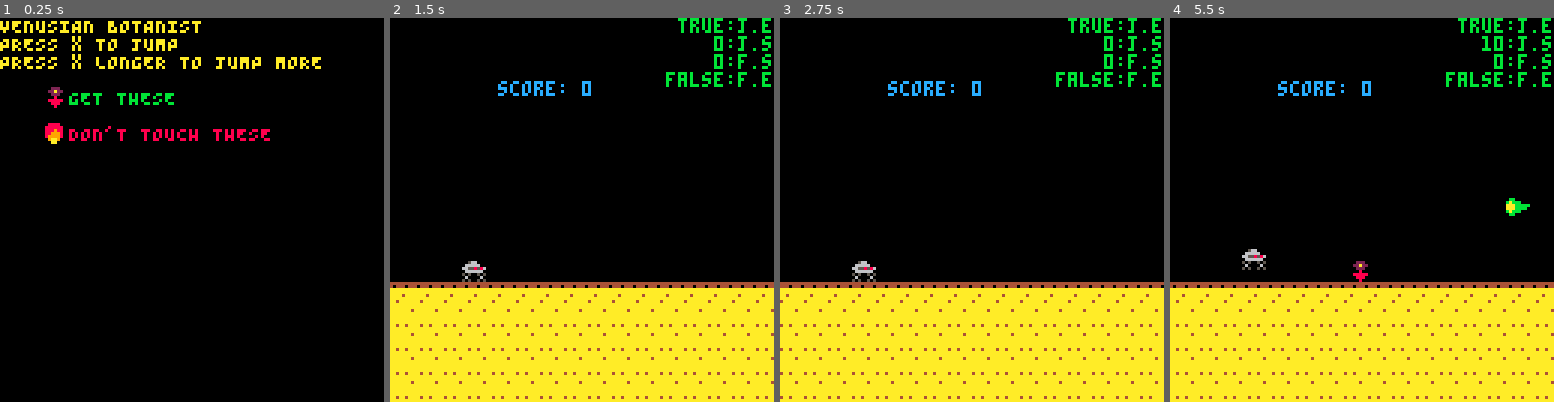
Above: before the commit, frames 1-4 (left to right).
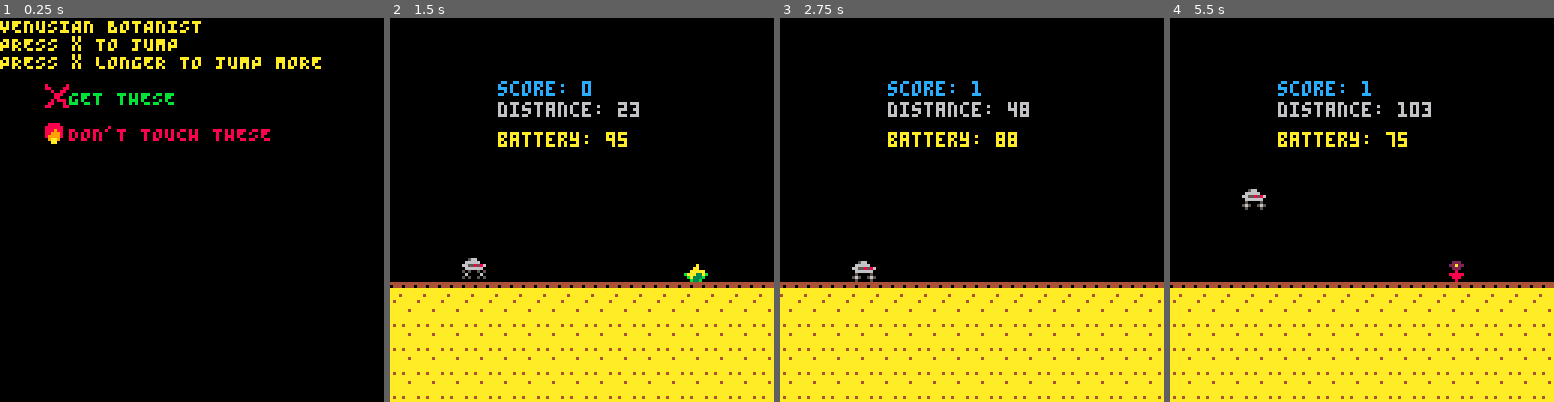
Above: after the commit, the same moments.

Repository: kitasuna/pico8-runner
Game: PICO-8 cartridge scroll.p8
The game is run twice, just before and just after one commit, with the same random seed, the same clock (stepped at 60 frames per second) and the same inputs.
Inputs:
- Up to frame 1 (0.25 s): no input
- Up to frame 2 (1.5 s): tap X (X key) at 0.33, 1.07 s; tap O (Z key) at 0.7 s
- Up to frame 3 (2.75 s): hold Right 1.6-2.1 s; tap O (Z key) at 1.7, 2.1, 2.5 s; tap X (X key) at 1.85 s; hold Up 2.15-2.42 s; hold Right from 2.47 s (still down)
- Up to frame 4 (5.5 s): tap O (Z key) every 0.4 s from 2.9 to 5.3 s; tap X (X key) at 2.97, 4.08, 5.2 s; release Right at 3.03 s; hold Left 3.08-3.58 s; hold Down 3.63-3.97 s; hold Right 4.02-4.68 s; hold Up 4.73-5.03 s; hold Left from 5.08 s (still down)

The runs differ from the first frame. In frame 1, 0.2% of the frame differs, in the area x 11-18%, y 17-24%; in frame 2, 5.9%; in frame 3, 5.6%; in frame 4, 6.4%, in the area x 0-100%, y 0-100%.

Commit message:
Refactor world generation

Diff:
--- a/helper.lua
+++ b/helper.lua
@@ -5,6 +5,15 @@
     count += 1
   end
   return count
+end
+
+function val_in_seq(seq, val, buffer)
+  for s in all(seq) do
+    if val >= (s - buffer) and val <= (s + buffer) then
+      return true
+    end
+  end
+  return false
 end
 
 function drop_all_sprites(ss)
--- a/init.lua
+++ b/init.lua
@@ -8,8 +8,17 @@
 
   init_player()
 
+  world = build_world()
+
+  for lvl in all(world) do
+    for f in all(lvl) do
+      printh("flower at: "..f)
+    end
+  end
+
   gs.lock_input = 0
-  gs.distance = { meters = 0, kilometers = 0 }
+  gs.distance = 0
+  gs.half_distance = 0
   gs.entities = drop_all_sprites(game_state.entities)
   scrn.drw = drw_game
   scrn.upd = upd_game
@@ -20,10 +29,11 @@
 function next_level(gs)
   gs.current_level = gs.levels[gs.current_level_idx]
 
-  player = reset_player(player)
+  init_player()
 
   gs.lock_input = 0
-  gs.distance = { meters = 0, kilometers = 0 }
+  gs.distance = 0
+  gs.half_distance = 0
   gs.entities = drop_all_sprites(game_state.entities)
   scrn.drw = drw_game
   scrn.upd = upd_game
--- a/menus.lua
+++ b/menus.lua
@@ -14,8 +14,8 @@
   local lvl_len = len(game_state.levels)
   if(game_state.lock_input == 0) then
     if(btnp(BTN_A) or btnp(BTN_B)) then return init_game(game_state) end
-    if(btnp(BTN_D) and (gs.current_level_idx > 1)) then game_state.current_level_idx -= 1 end
-    if(btnp(BTN_U) and (gs.current_level_idx < lvl_len)) then game_state.current_level_idx += 1 end
+    if(btnp(BTN_D) and (game_state.current_level_idx > 1)) then game_state.current_level_idx -= 1 end
+    if(btnp(BTN_U) and (game_state.current_level_idx < lvl_len)) then game_state.current_level_idx += 1 end
   end
   if(game_state.lock_input > 0) then
     game_state.lock_input -= 1
--- a/player.lua
+++ b/player.lua
@@ -32,9 +32,9 @@
   fkey = BTN_A,
   state = 0,
   f = function (plr)
-    local G = 0.4
-    local addlG = 1
-    local v0 = -4.2
+    local G = 0.8
+    local addlG = 0.3
+    local v0 = -3.8
 
     if(jump.state == 1) then
       add(st_game, { type = 'PLAYER_VEL_Y', payload = v0})
@@ -47,10 +47,10 @@
       add(st_game, { type = 'PLAYER_VEL_Y', payload = 0 })
       jump.state += 1
     else
-      if(plr.vel_y >= 1.0) then
-        addlG = 2.8
+      if(plr.vel_y >= 2.5) then
+        addlG = 0.4
       elseif(btn(BTN_A) == false) then -- TODO: Can ref fkey above?
-        addlG = 2.8
+        addlG = 0.4
       end
 
       add(st_game, { type = 'PLAYER_VEL_Y', payload = plr.vel_y + (G * addlG) })
@@ -86,6 +86,9 @@
     if(v.type == 'PLAYER_POS_Y') then
       player.y = v.payload
     end
+    if(v.type == 'PLAYER_BATTERY_DOWN') then
+      player.battery -= v.payload
+    end
     if(v.type == 'PLAYER_COLLISION') then
       if(v.payload.sprite.type == 'flower') then
         player.score += 1
@@ -96,31 +99,15 @@
 
 
 function init_player()
-  player = {
-    frame = 0,
-    x = 24,
-    y = GROUND_Y,
-    vel_x = 0,
-    vel_y = 0,
-    w = 8,
-    h = 6,
-    score = 0,
-    alive = true,
-    base_sprite = 5,
-  }
-
-  return player
+    player.frame = 0
+    player.half_frame = 0
+    player.x = 24
+    player.y = GROUND_Y
+    player.battery = 100
+    player.vel_x = 0
+    player.vel_y = 0
+    player.w = 8
+    player.h = 6
+    player.score = 0
+    player.base_sprite = 5
 end
-
-
-
-function reset_player(player)
-  player.frame = 0
-  player.x = 24
-  player.y = GROUND_Y
-  player.vel_x = 0
-  player.vel_y = 0
-  player.score = 0
-
-  return player
- end
--- a/scroll.p8
+++ b/scroll.p8
@@ -1,22 +1,24 @@
 pico-8 cartridge // http://www.pico-8.com
-version 18
+version 29
 __lua__
 -- venusian botanist
 map_x = 0
 diff = {0, 0}
 GROUND_Y = 80 -- switch to this eventually
 scroll_speed = 1
-speed_mult = 2
+speed_mult = 1
 
 player = {}
 
 -- Event stream
 st_game = {}
+
+-- ... world
+world = {}
 
 #include const.lua
 #include player.lua
 #include state.lua
-
 scrn = {}
 
 _debug = true
@@ -25,12 +27,51 @@
 #include init.lua
 #include menus.lua
 
-function _update()
+function _update60()
   scrn.upd()
 end
 
 function _draw()
   scrn.drw()
+end
+
+flower_points = 3
+-- points needed to get a battery upgrade
+points_needed = { (flower_points * 5), (flower_points * 10) }
+-- we can generate this later when we get things sorted
+total_score = flower_points * 15
+-- how far we want the player to be able to travel
+distances = { 400 , 600 }
+-- distance[i] / 4
+battery_levels = { 100, 150 }
+
+function build_world()
+  local levels = {}
+  local current_max_distance = 0
+
+  for i=1,#points_needed do
+    -- subtract 16 here to account for stuff that gets generated towards the end of the level
+    add(levels, build_day(points_needed[i], (distances[i] - 42), current_max_distance, 0))
+    current_max_distance += distances[i]
+  end
+  return levels
+end
+
+function build_day(how_many_points, maximum_distance, offset, buffer)
+  local flowers = {}
+  local points_so_far = 0
+
+  while points_so_far <= how_many_points do
+     -- randomly pick an x position
+     local my_x = flr(rnd(maximum_distance + buffer - offset)) + offset
+     -- check to make sure it's not already in the sequence
+     if (val_in_seq(flowers, my_x, 4) == false) then
+       points_so_far += flower_points
+       add(flowers, my_x)
+     end
+  end
+
+  return flowers
 end
 
 function debugger_does_things()
@@ -62,10 +103,11 @@
       game_state.current_level = game_state.levels[v.payload]
 
       -- TODO maybe do this with an event...
-      player = reset_player(player)
+      init_player()
 
       game_state.lock_input = 0
-      game_state.distance = { meters = 0, kilometers = 0 }
+      game_state.distance = 0
+      game_state.half_distance = 0
       game_state.entities = drop_all_sprites(game_state.entities)
       scrn.drw = drw_game
       scrn.upd = upd_game
@@ -93,9 +135,7 @@
       local nxt = flr(rnd(gen.cooldown_max - gen.cooldown_min))
 
       -- Max width of fires (consecutive sprites, in this case)
-      local f0 = gs.distance.kilometers > 1 and 1 or 0
-      local f1 = gs.distance.kilometers > 3 and 1 or 0
-      local max_width = 1 + f0 + f1
+      local max_width = 1
 
       -- If this generator stacks
       -- _and_
@@ -113,7 +153,7 @@
 
   -- Adjusts cooldown boundaries based on level distance
   if(gen.cooldown_max > gen.cooldown_min) then
-    gen.cooldown_max = gen.cooldown_max - (gs.distance.kilometers / 10)
+    gen.cooldown_max = gen.cooldown_max - (gs.distance / 10)
     if(gen.cooldown_max < gen.cooldown_min) then
       gen.cooldown_max = gen.cooldown_min
     end
@@ -121,16 +161,6 @@
 
   return
 end
-
-function calc_distance(mkm, thresh)
-  mkm.meters += 1
-  if(mkm.meters > thresh) then
-    mkm.kilometers += 1
-    mkm.meters = 0
-  end
-  return mkm
-end
-
 
 function upd_game()
   -- Scroll map
@@ -140,7 +170,15 @@
   end
 
   -- Increment distance traveled
-  game_state.distance = calc_distance(game_state.distance, game_state.dist_thresh)
+  game_state.half_distance += 1
+  if(game_state.half_distance >= 3) then
+    game_state.distance += 1
+    game_state.half_distance = 0
+
+    if(game_state.distance % 4 == 0) then
+      add(st_game, { type = 'PLAYER_BATTERY_DOWN', payload = 1})
+    end
+  end
 
   -- Update sprite pos
   foreach(game_state.entities, shift_sprite)
@@ -154,10 +192,17 @@
   -- Update global cooldown (spaces out sprites)
   if(game_state.global_cooldown > 0) then game_state.global_cooldown -=1 end
 
+  -- check current level to see if we need to fire a flower off
+  for f in all(world[game_state.current_level_idx]) do
+    if game_state.distance == f and game_state.half_distance == 0 then
+      printh("flower in main game loop at: "..f)
+      fl_gen.emit(game_state.entities)
+    end
+  end
   -- Update the generators
-  gen_update(fl_gen, game_state)
-  gen_update(fire_gen, game_state)
-  gen_update(comet_gen, game_state)
+  -- gen_update(fl_gen, game_state)
+  -- gen_update(fire_gen, game_state)
+  -- gen_update(comet_gen, game_state)
 
   local abil
   if(btnp(BTN_A) and abilities.jump.enabled == true) then
@@ -172,7 +217,7 @@
   end
 
   -- update player animation
-  if(game_state.distance.meters % 3 == 0) then
+  if(game_state.distance % 3 == 0) then
     if(player.frame == 0) then
       player.frame = 1
     else
@@ -180,18 +225,11 @@
     end
   end
 
-  -- TODO: Add event here
-  if(player.score >= game_state.current_level.goal) then
+  if(player.battery <= 0) then
     add(st_game, {type = 'LEVEL_CLEAR', payload = game_state.current_level})
   end
 
-
-  if(player.alive != true) then
-    add(st_game, {type = 'DEATH', payload = {}})
-  end
-
-
-
+  -- Process events
   god_does_things()
   abilities_do_things()
   for k, v in pairs(abilities) do
@@ -225,40 +263,12 @@
   map(0,0,map_x,0,16,16)
   map(0,0,map_x+128,0,16,16)
 
+  print("score: "..player.score, 36, 21, CLR_BLU)
+  print("distance: "..game_state.distance, 36, 28, CLR_GRY)
+  print("battery: "..player.battery, 36, 38, CLR_YLW)
+
   if(_debug) then
-    -- printh("debug mode")
-
-    -- Sprite /generator data
-    -- print("flcool: "..fl_gen.cooldown, 44, 0, 11)
-    -- print("flcmax: "..fl_gen.cooldown_max, 44, 6, 11)
-
-    -- Player stats
-    -- print("ab: ", 88, 6, 12)
-    -- print("alive: "..tostr(player.alive), 44, 18, 11)
-    -- print("p.vy: "..player.vel_y, 70, 0, CLR_RED)
-    -- print("ff: "..fastfall.state, 70, 15, CLR_GRN)
-    --print("gcd: "..global_cooldown, 36, 6, 11)
-
-    -- Game state (score, level, etc)
-    print("score: "..player.score, 36, 21, CLR_BLU)
-    -- print("l: "..game_state.current_level.num.." g:"..game_state.current_level.goal, 0, 21, CLR_GRN)
-    -- print("jumpst: "..jump.state, 0, 28, CLR_GRN)
-    -- print("m:km "..game_state.distance.meters..":"..game_state.distance.kilometers, 44, 6, CLR_GRN)
-
-    -- Abilities
-    local nexty = 0
-    local ab_msgs = {
-      tostr(abilities.jump.enabled)..":j.e",
-      tostr(abilities.jump.state)..":j.s",
-      tostr(abilities.fastfall.state)..":f.s",
-      tostr(abilities.fastfall.enabled)..":f.e",
-      -- tostr(player.vel_y)..":p.vy",
-      -- tostr(player.y)..":p.y",
-    }
-    foreach(ab_msgs, function(s)
-      print_rj(s, nexty, CLR_GRN)
-      nexty += 6
-      end)
+    -- use this for printing debug stuff to screen
   end
 
   foreach(game_state.entities, sprite_draw)
@@ -313,7 +323,8 @@
   target = game_state.entities,
   stacks = false,
   emit = function (ss)
-    local s = { x = 128, y = GROUND_Y, idx = 4, w=8, buff_w = 0, h=8, v=1, type = 'flower'}
+    local sp_num = flr(rnd(5)) + 17 -- 17 is current lowest sprite index
+    local s = { x = 128, y = GROUND_Y, idx = sp_num, w=8, buff_w = 0, h=8, v=1, type = 'flower'}
     add(ss, s)
     return ss
   end
@@ -354,14 +365,22 @@
 end
 
 __gfx__
-00000000aaaaaaaa4444444440444044000000000000000000000000000000000000000000000000000000000000000000000000000000000000000000000000
-00000000aaa4aaaa4044404444440444002220000056600000566000088880000000000000000000000000000000000000000000000000000000000000000000
-00700700aaaaaaaaaaaaaaaaaaaaaaaa022a22000666660006666600888888000bb0000000000000000000000000000000000000000000000000000000000000
-00077000aaaaaaaaaaaaaaaaaaaaa4aa00222000665585866655858688898800babbb00000000000000000000000000000000000000000000000000000000000
-00077000aaaaaaaa4aaaaaaaaaaaaaaa00080000066666600666666088999800aaabbbbb00000000000000000000000000000000000000000000000000000000
-00700700aaaaaaaaaaaaaaaaaaaaaaaa08888800050000505050050589999800aaabbbb000000000000000000000000000000000000000000000000000000000
-00000000a4aaaa4aaaaaaa4aaaaa4aaa00888000565005650600006009aa9000babbb00000000000000000000000000000000000000000000000000000000000
-00000000aaaaaaaaaaaaaaaaaaaaaaaa00080000050000505050050500aa00000bb0000000000000000000000000000000000000000000000000000000000000
+00000000aaaaaaaa4444444440444044800000080000000000000000000000000000000000000000000000000000000000000000000000000000000000000000
+00000000aaa4aaaa4044404444440444880000880056600000566000088880000000000000000000000000000000000000000000000000000000000000000000
+00700700aaaaaaaaaaaaaaaaaaaaaaaa008008800666660006666600888888000bb0000000000000000000000000000000000000000000000000000000000000
+00077000aaaaaaaaaaaaaaaaaaaaa4aa00088800665585866655858688898800babbb00000000000000000000000000000000000000000000000000000000000
+00077000aaaaaaaa4aaaaaaaaaaaaaaa00088000066666600666666088999800aaabbbbb00000000000000000000000000000000000000000000000000000000
+00700700aaaaaaaaaaaaaaaaaaaaaaaa00808880050000505050050589999800aaabbbb000000000000000000000000000000000000000000000000000000000
+00000000a4aaaa4aaaaaaa4aaaaa4aaa08800080565005650600006009aa9000babbb00000000000000000000000000000000000000000000000000000000000
+00000000aaaaaaaaaaaaaaaaaaaaaaaa88000088050000505050050500aa00000bb0000000000000000000000000000000000000000000000000000000000000
+0000000000000000ccccc00000000e99000000000007dd0000000000000000000000000000000000000000000000000000000000000000000000000000000000
+00000000002220000cc8c0000990e0990000000000ddddd000000000000000000000000000000000000000000000000000000000000000000000000000000000
+00000000022a220000c8c000099e00000000a00007ddd7dd00000000000000000000000000000000000000000000000000000000000000000000000000000000
+0000000000222000000b0030000e0990000aa0000dd7ddd700000000000000000000000000000000000000000000000000000000000000000000000000000000
+0000000000080000000bb3300000e99000aaaaa00000770000000000000000000000000000000000000000000000000000000000000000000000000000000000
+000000000888880000000b000990e000baaa33ab0000770000000000000000000000000000000000000000000000000000000000000000000000000000000000
+000000000088800000003300099e00000ba333b00007777000000000000000000000000000000000000000000000000000000000000000000000000000000000
+000000000008000000bb3b000000e00000b33b000007dd7000000000000000000000000000000000000000000000000000000000000000000000000000000000
 __map__
 0000000000000000000000000000000000000000000000000000000000000000000000000000000000000000000000000000000000000000000000000000000000000000000000000000000000000000000000000000000000000000000000000000000000000000000000000000000000000000000000000000000000000000
 0000000000000000000000000000000000000000000000000000000000000000000000000000000000000000000000000000000000000000000000000000000000000000000000000000000000000000000000000000000000000000000000000000000000000000000000000000000000000000000000000000000000000000
--- a/state.lua
+++ b/state.lua
@@ -1,15 +1,15 @@
 game_state = {
-  distance = { meters = 0, kilometers = 0},
+  distance = 0,
+  half_distance = 0,
   global_cooldown = 0,
   lock_input = 0,
-  dist_thresh = 256,
   entities = {},
   current_level = {},
   current_level_idx = 1,
   levels = {
     {
       num = 0,
-      goal = 1,
+      goal = 5,
       enable_on_clear = 'fastfall'
     },
     {
